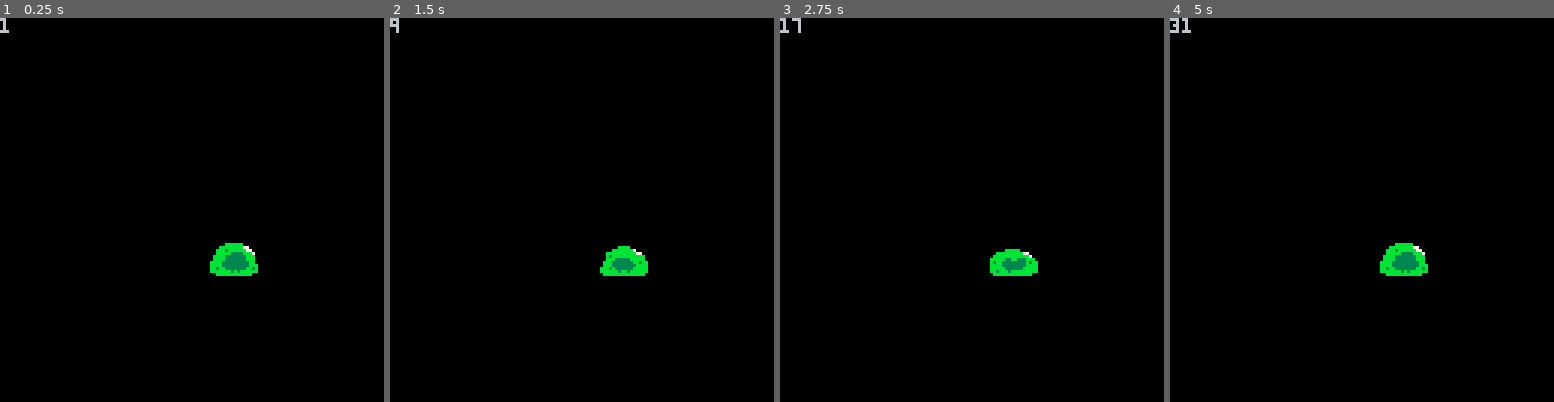
Above: before the commit, frames 1-4 (left to right).
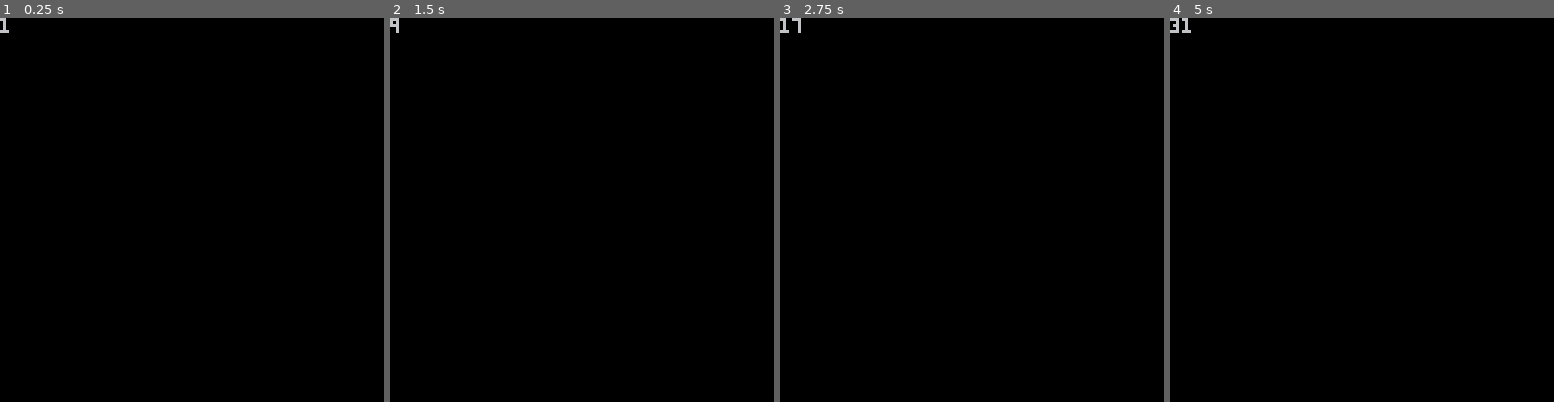
Above: after the commit, the same moments.

Repository: Yolwoocle/birds_with_guns
Game: PICO-8 cartridge sprite1.p8
Same seed, same stepped clock (60 frames per second), same inputs: the game is played once before the commit and once after it.
Inputs:
- Up to frame 1 (0.25 s): no input
- Up to frame 2 (1.5 s): no input
- Up to frame 3 (2.75 s): no input
- Up to frame 4 (5 s): no input

The runs differ from the first frame. In frame 1, 0.9% of the frame differs, in the area x 54-68%, y 58-68%; in frame 2, 0.8%; in frame 3, 0.7%; in frame 4, 0.9%.

Commit message:
modified:   sprite1.p8 	new file:   spritesheet.png 	new file:   zeldalike.p8

Diff:
--- /dev/null
+++ b/zeldalike.p8
@@ -0,0 +1,155 @@
+pico-8 cartridge // http://www.pico-8.com
+version 33
+__lua__
+function _init()
+	init_player()
+	init_bullet()
+end
+
+function _update60()
+ mouse_x_y()
+	update_bullet()
+	player_update()
+	for i in all(player) do
+	 if (btn(🅾️)) spawn_bullet(i.x,i.y,1,1)
+ end
+end
+
+function _draw()
+ cls()
+	draw_bullet()
+	draw_mouse()
+	draw_player()
+	print(xy)
+end
+-->8
+--player
+function init_player()
+	player={}
+	add(player,{nb_player=1,x=64,y=64})
+end
+
+function player_update()
+	for i in all(player) do
+	 if (btn(⬅️)) i.x-=1
+	 if (btn(➡️)) i.x+=1
+	 if (btn(⬆️)) i.y-=1
+	 if (btn(⬇️)) i.y+=1
+	end
+end
+
+function draw_player()
+ for i in all(player) do
+  spr(3,i.x,i.y)
+ end
+end
+
+-->8
+--bullet
+function init_bullet()
+	bullet = {}
+end
+
+function spawn_bullet(x,y,type_bullet,speed)
+ xy = get_traj(x,y,mouse_x,mouse_y)
+ traj_x = xy.x
+ traj_y = xy.y
+	add(bullet,{x=x,y=y,type_bullet=type_bullet,speed=speed,traj_x=traj_x,traj_y=traj_y})
+
+end
+
+function update_bullet()
+	for i in all(bullet) do
+		i.x += i.traj_x
+		i.y += i.traj_y
+	end
+end
+
+function draw_bullet()
+	for i in all(bullet) do
+		spr(i.type_bullet,i.x,i.y)
+	end
+end
+
+-->8
+--mouse
+function mouse_x_y()
+	poke(0x5f2d, 1)
+	mouse_x=stat(32)
+	mouse_y=stat(33)
+end
+
+function get_traj(x_satr,y_start,x_end,y_end)
+	angle=atan2(x_end-x_satr, y_end-y_start)
+	return {x = cos(angle),y = sin(angle)}
+end
+
+function draw_mouse()
+	spr(2,mouse_x,mouse_y)
+end
+…(66 lines of a section not shown)…
Not shown, changed: 94 lines of the sprite sheet (__gfx__) section of sprite1.p8
Not shown, changed: 65 lines of the sprite sheet (__gfx__) section of zeldalike.p8
Not shown, added: spritesheet.png
